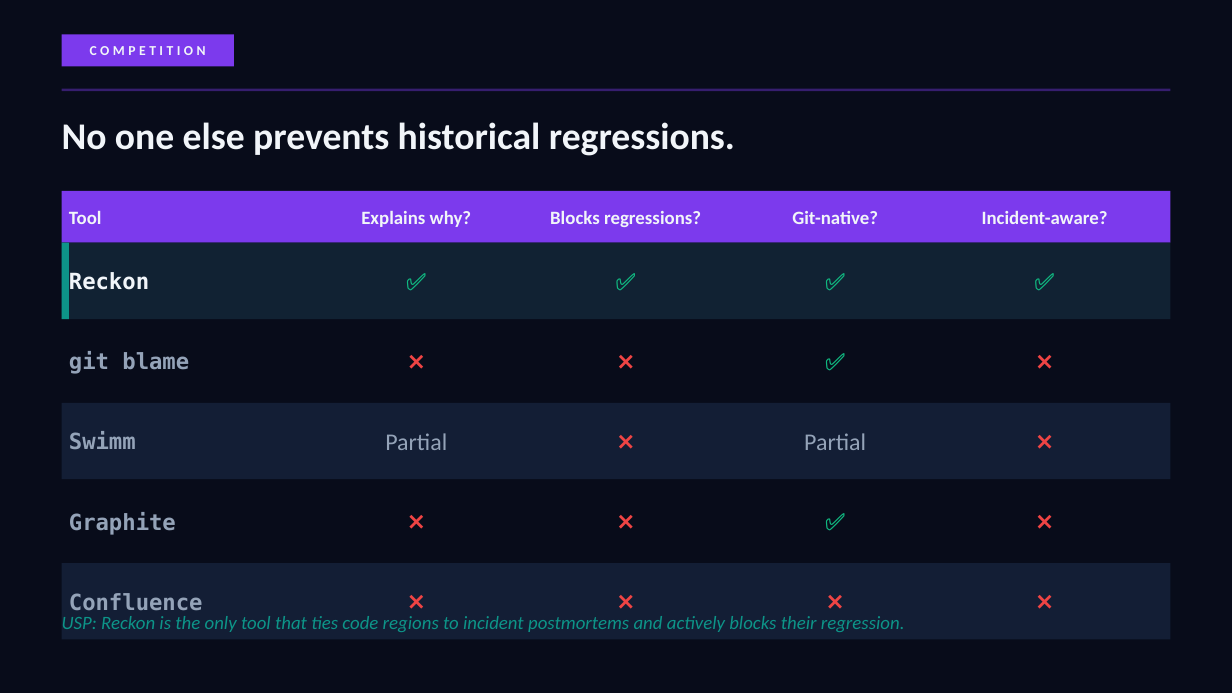
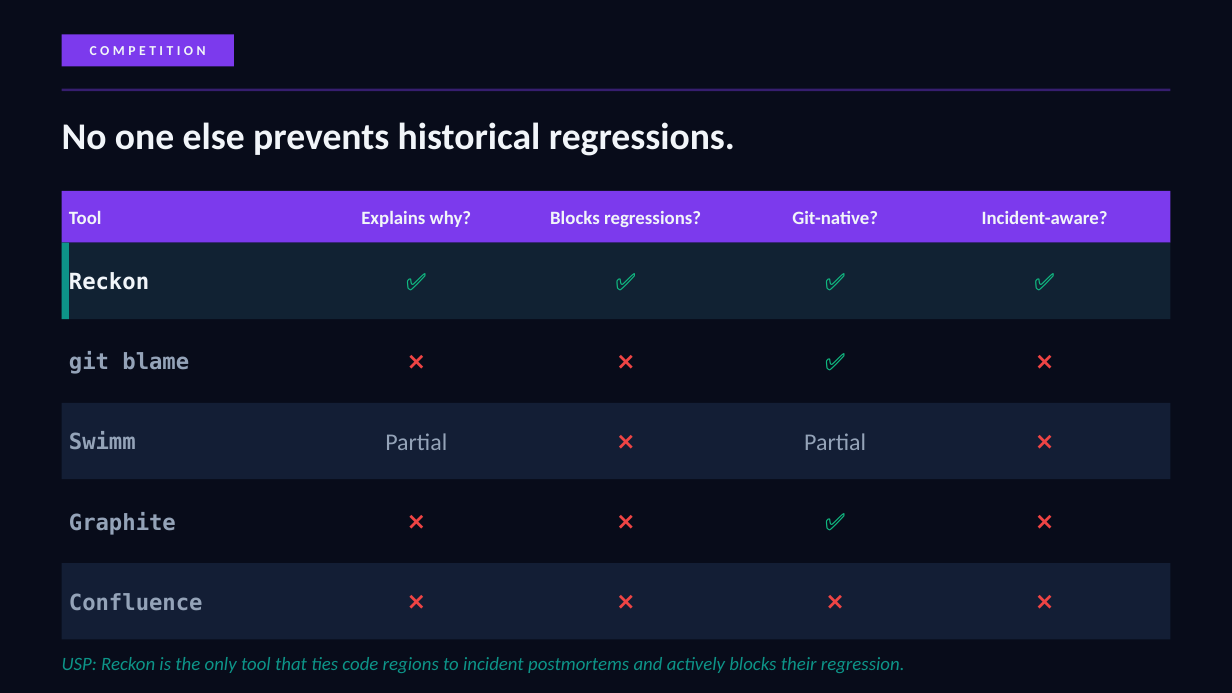
Before and after one commit to JanDexter/reckon, a slide deck: slide 10 of Reckon-Pitch-Deck.pptx. Drawn at 1232x693 pixels with LibreOffice and Linux fonts; fonts in the diff are those of the drawing. Boxes give left, top, right and bottom in pixels: in the first picture for what was removed or moved away, otherwise in the second. Text is boxed around its words. In the diff, an @@ line names an element or a change of style, - is before the commit and + after.

```diff
--- a/Reckon-Pitch-Deck.pptx
+++ b/Reckon-Pitch-Deck.pptx
@@ text "USP: Reckon is the only ...": place and size @@
-text "USP: Reckon is the only ..." at (62, 616, 905, 632)
+text "USP: Reckon is the only ..." at (62, 657, 905, 673)
```
Also in this commit, not shown: 3 other slides changed, 1 slide added, 1 slide removed, 3 other files.
